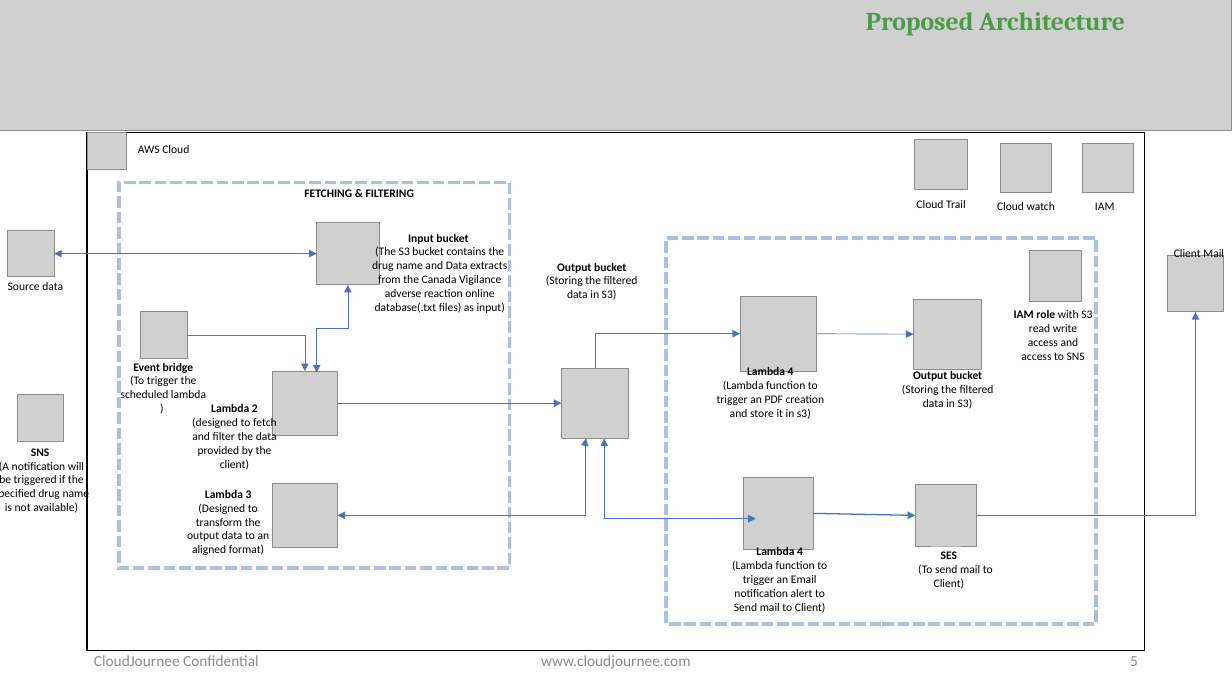
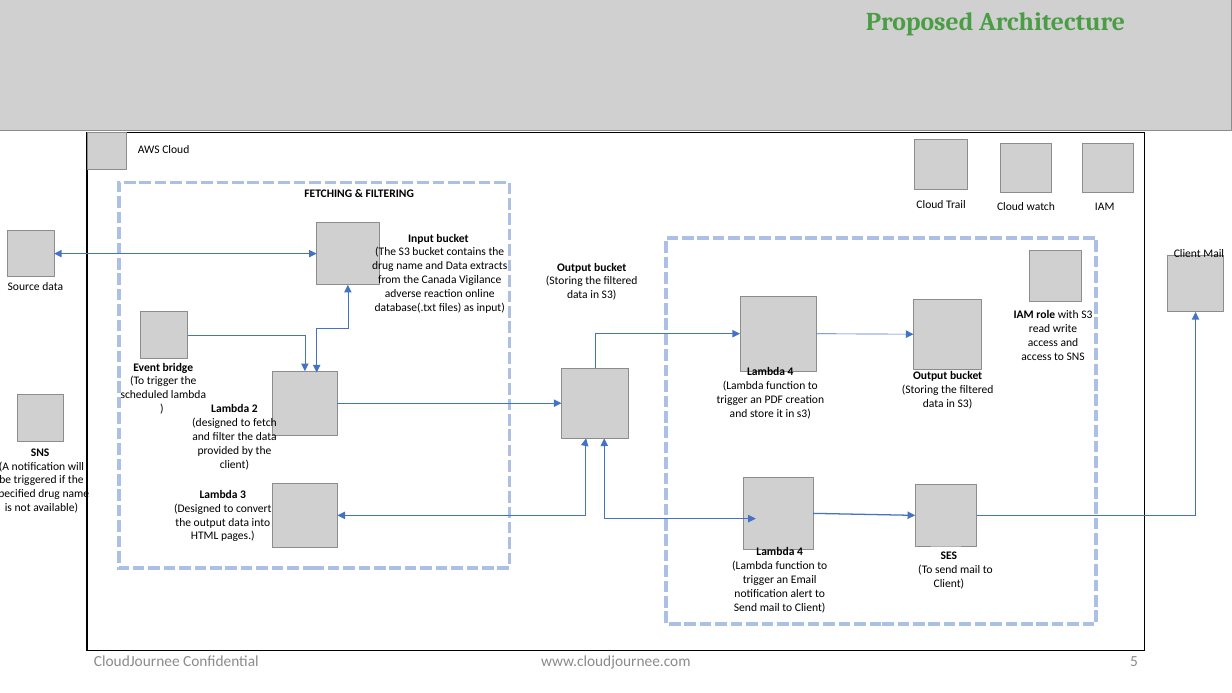
Before and after one commit to Ashwinyyy/cvp-2-dev, a slide deck: slide 5 of CVP_Project_Proposal/CVP_Project_Proposal-cvp-2.pptx. Drawn at 1232x693 pixels with LibreOffice and Linux fonts; fonts in the diff are those of the drawing; grey boxes stand for pictures. Boxes give left, top, right and bottom in pixels: in the first picture for what was removed or moved away, otherwise in the second. Text is boxed around its words. In the diff, an @@ line names an element or a change of style, - is before the commit and + after.

Commit message:
code

```diff
--- a/CVP_Project_Proposal/CVP_Project_Proposal-cvp-2.pptx
+++ b/CVP_Project_Proposal/CVP_Project_Proposal-cvp-2.pptx
@@ text "Lambda 3": place and size @@
-text "Lambda 3" at [187, 490, 270, 555]
+text "Lambda 3" at [174, 490, 272, 541]
@@ text at [174, 503, 272, 541]: text changed @@
-(Designed to transform the output data to an aligned format)
+(Designed to convert the output data into HTML pages.)
```
